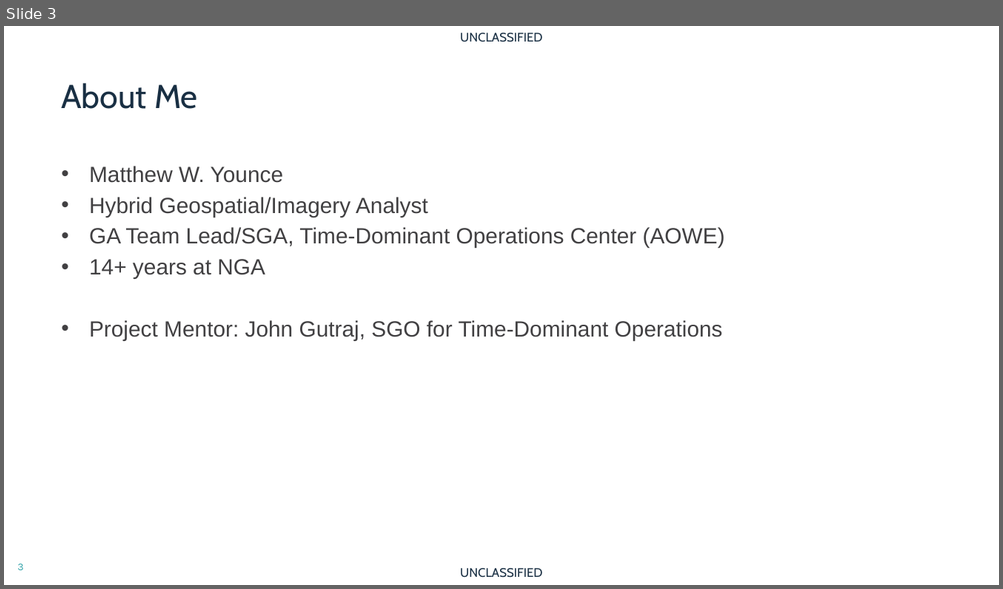
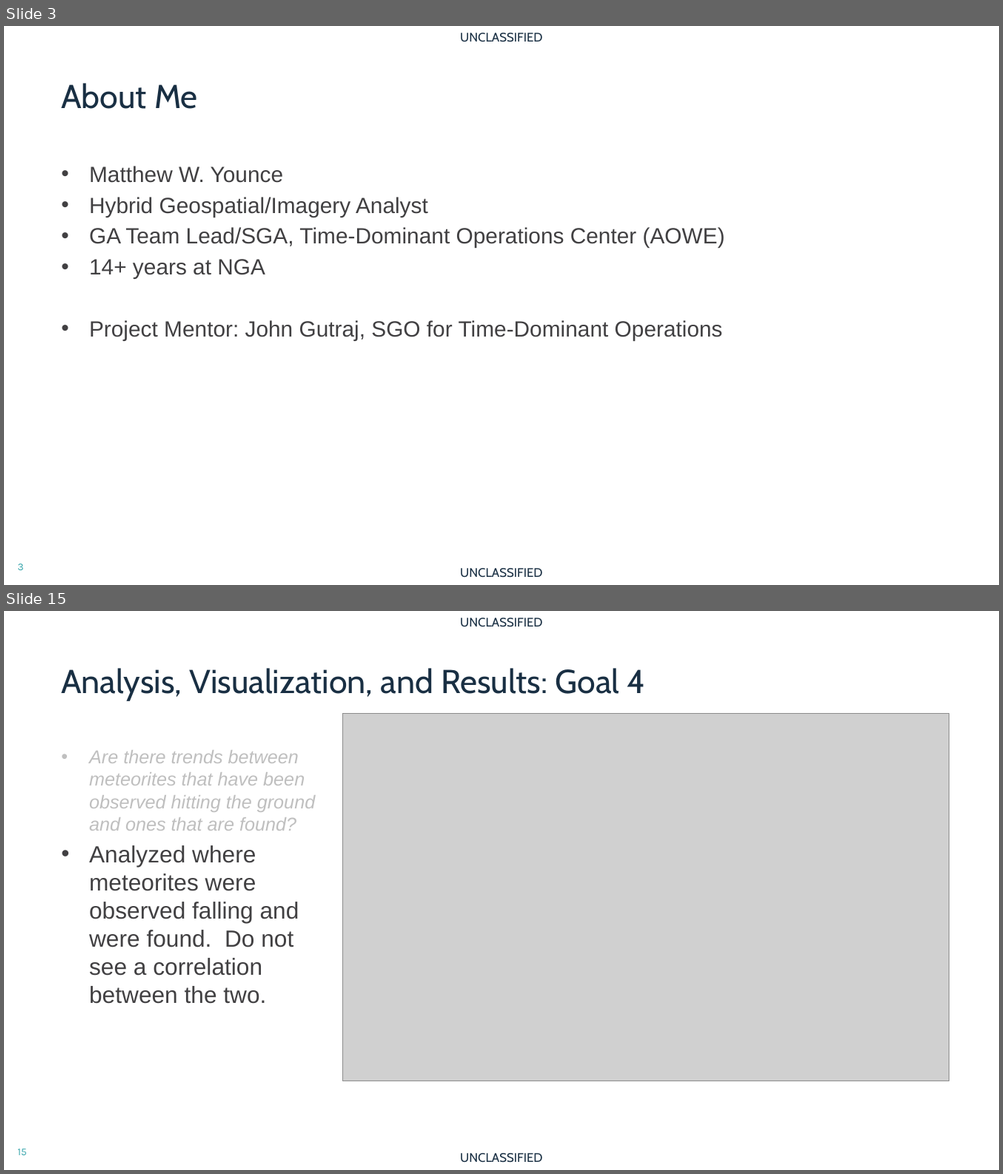
Before and after one commit to mwy912/capstone, a slide deck: milestones/milestone_8/matthew_younce_capstone.pptx. Shown one above the other, each under a label of ours: slide 3 before the commit, slides 3 and 15 after it; the slides between them are not shown. The pictures are 1003x589 and 1003x1174 pixels, drawn with LibreOffice and Linux fonts; fonts in the diff are those of the drawing; grey boxes stand for pictures; background and template pictures are left out. Boxes give left, top, right and bottom in pixels: in the first picture for what was removed or moved away, otherwise in the second. Text is boxed around its words. In the diff, an @@ line names an element or a change of style, - is before the commit and + after.

```diff
--- a/milestones/milestone_8/matthew_younce_capstone.pptx
+++ b/milestones/milestone_8/matthew_younce_capstone.pptx
@@ slide 15 added at bbox=[4, 611, 999, 1170], background #FFFFFF; not listed: 3 template elements that a slide beside it also shows @@
@@ title added at bbox=[61, 668, 645, 701], 32 pt, text #192F43 @@
+Analysis, Visualization, and Results: Goal 4
@@ picture added at bbox=[343, 714, 949, 1082] @@
@@ text added at bbox=[89, 750, 315, 1004], 22.7 pt, text #414042 @@
+• Are there trends between meteorites that have been observed hitting the ground and ones that are found?
+• Analyzed where meteorites were observed falling and were found. Do not see a correlation between the two.
```
Also in this commit, not shown: 4 slides changed, 11 other slides added, 2 slides removed, 2 other files.
